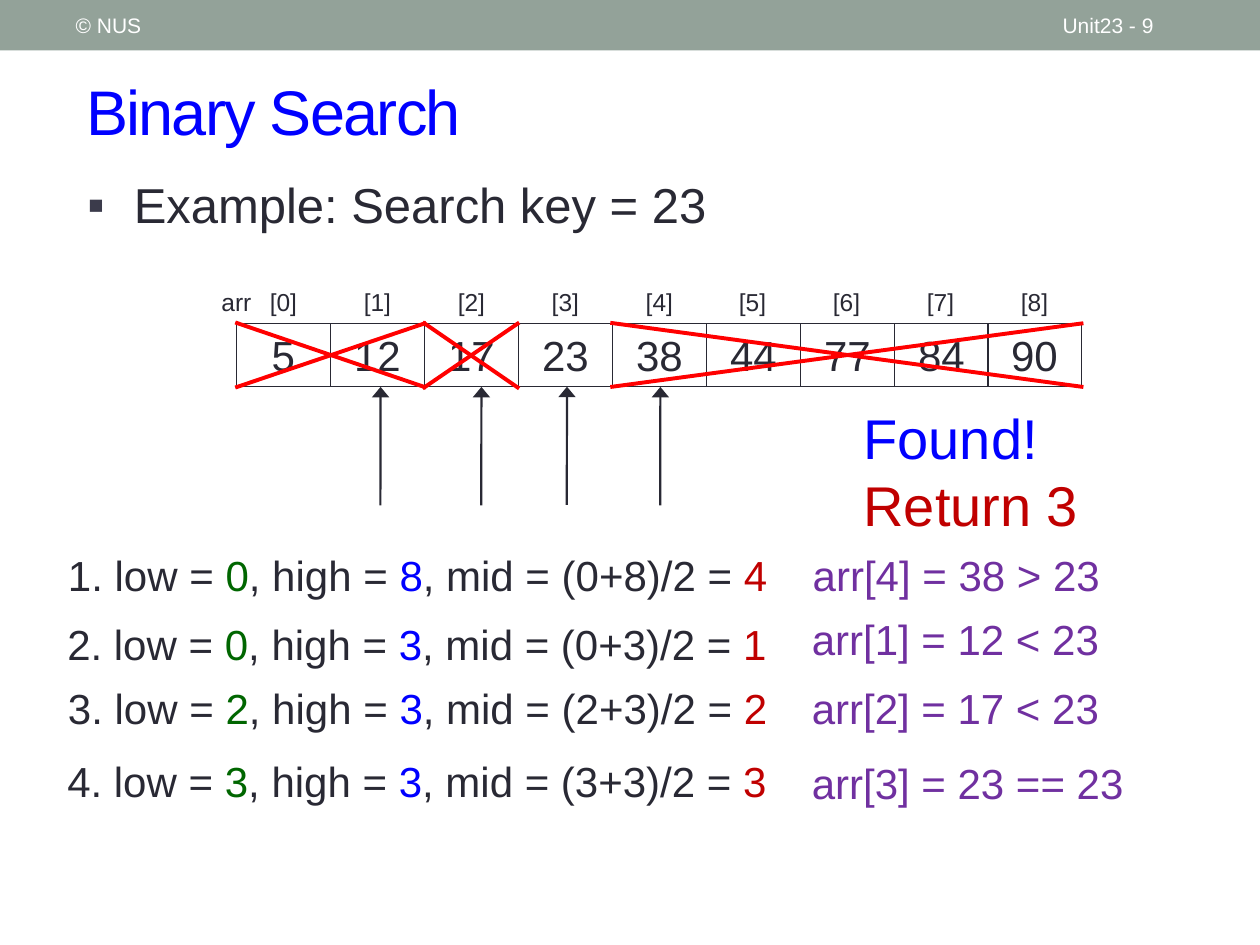
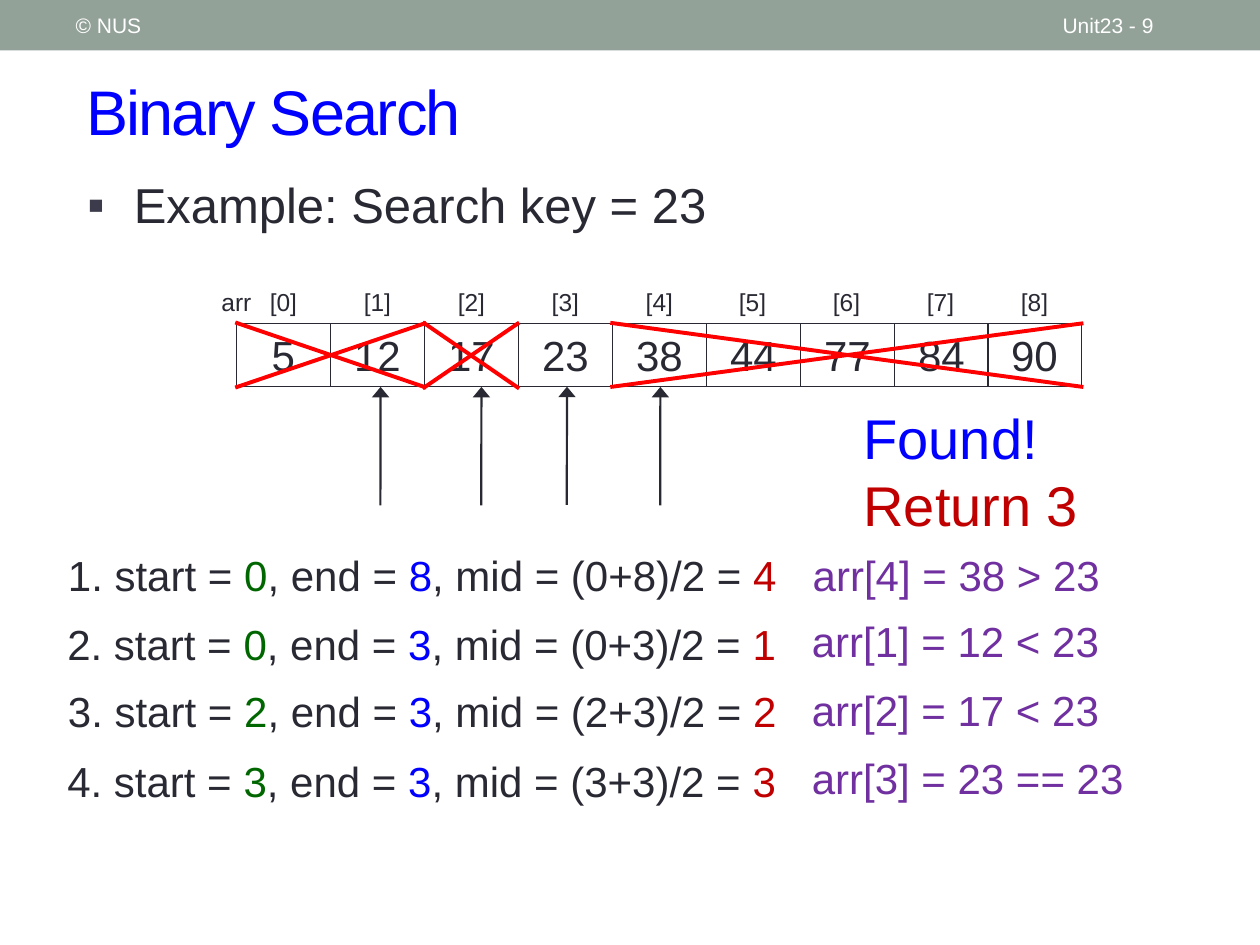
Before and after one commit to nus-cs1010-2021-s2/website, a slide deck: slide 9 of slides/Unit23_Searching.pptx. Drawn at 1260x945 pixels with LibreOffice and Linux fonts; fonts in the diff are those of the drawing. Boxes give left, top, right and bottom in pixels: in the first picture for what was removed or moved away, otherwise in the second. Text is boxed around its words. In the diff, an @@ line names an element or a change of style, - is before the commit and + after.

```diff
--- a/slides/Unit23_Searching.pptx
+++ b/slides/Unit23_Searching.pptx
@@ text at (x1=68, y1=560, x2=776, y2=600): text changed @@
-1. low = 0, high = 8, mid = (0+8)/2 = 4
+1. start = 0, end = 8, mid = (0+8)/2 = 4
@@ text at (x1=67, y1=629, x2=776, y2=669): text changed @@
-2. low = 0, high = 3, mid = (0+3)/2 = 1
+2. start = 0, end = 3, mid = (0+3)/2 = 1
@@ text at (x1=68, y1=696, x2=776, y2=736): text changed @@
-3. low = 2, high = 3, mid = (2+3)/2 = 2
+3. start = 2, end = 3, mid = (2+3)/2 = 2
@@ text "arr[3] = 23 == 23" moved from (x1=812, y1=768, x2=1124, y2=808) to (x1=812, y1=763, x2=1124, y2=802) @@
@@ text at (x1=67, y1=766, x2=776, y2=806): text changed @@
-4. low = 3, high = 3, mid = (3+3)/2 = 3
+4. start = 3, end = 3, mid = (3+3)/2 = 3
```
Also in this commit, not shown: 2 other slides changed, 6 other files.
